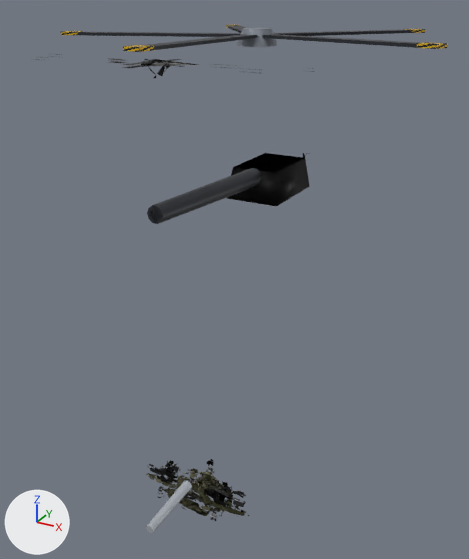
The glTF model rust-ra2/assets/models/siege_chopper.glb, before and after one commit.
One viewpoint serves both versions: a camera (50 mm lens) standing at (2.35, -4.75, 3.94) and looking at (-0.13, -0.23, 1.68). The lights are fixed; the arrows at lower left show +X, +Y and +Z. The picture after the commit comes second. Where no turn or scale is listed for an object, it has been applied to the vertices. Vertices at exactly the same position are counted once.

In view in the first picture: 'Barrel', 'Hull', 'Hull_LOD1', 'Rotor', 'Rotor_LOD1', 'Turret' and 1 more.
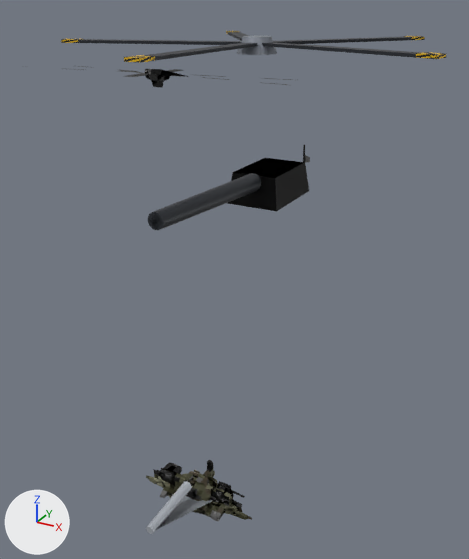
Pixel boxes [x1, y1, x2, y2] of what changed, in the pictures (469 x 559 px; the box of a moved part takes in the faces that stretch with it):
'Rotor', moved
    before: [60, 25, 448, 52]
    after: [61, 31, 447, 63]
'Hull', reshaped
    before: [33, 54, 314, 533]
    after: [61, 66, 310, 534]
'Turret', moved
    before: [227, 153, 309, 206]
    after: [228, 158, 309, 211]
'Barrel', moved
    before: [147, 168, 261, 224]
    after: [147, 173, 261, 230]
'Hull_LOD1', reshaped (13% narrower)
    before: [141, 59, 219, 497]
    after: [144, 70, 212, 530]
'Rotor_LOD1', moved
    before: [169, 27, 381, 47]
    after: [154, 33, 394, 59]
part 1 of me_hull_mesh, deleted
    before: [33, 54, 314, 522]
part 2 of me_hull_mesh, moved or reshaped
    before: [145, 460, 246, 530]
    after: [146, 460, 252, 531]
part 3 of me_hull_mesh, built on
    before: [145, 59, 170, 76]
    after: [61, 66, 291, 88]
part 4 of me_hull_mesh, reshaped
    after: [303, 145, 310, 163]
part 5 of me_hull_lod1_mesh, moved or reshaped
    before: [190, 479, 219, 497]
    after: [156, 496, 212, 530]
part 6 of me_hull_lod1_mesh, reshaped
    before: [141, 59, 199, 67]
    after: [144, 70, 189, 77]

What changed in the scene script:
```text
Change me_hull_mesh:
    used by ob_hull; location = (0.0, 0.0, 0.0)
    remove me_hull_mesh.from_pydata(...)  # 2030 vertices, 1360 faces; spans x -0.98..0.96, y -1.79..1.66, z 0.0..3.59
    add me_hull_mesh.from_pydata(...)  # 638 vertices, 1366 faces; spans x -0.99..0.93, y -1.79..1.66, z 0.0..3.53
    me_hull_mesh part 1: 236 loose pieces with 1182 vertices, spanning x -0.98..0.96, y -1.66..1.66, z 0.0..3.58, are deleted
    me_hull_mesh part 2: 19 vertices moved within x -0.35..0.32, y -1.79..-0.87, z 0.02..0.29; 775 vertices removed from x -0.54..0.47, y -1.79..-0.85, z 0.0..0.32; 449 vertices added at x -0.53..0.52, y -1.79..-0.84, z 0.0..0.31
    me_hull_mesh part 3: 1 vertex moved within x 0.0, y -1.41, z 3.5; 26 vertices removed from x -0.1..0.09, y -1.44..-1.4, z 3.49..3.59; 133 vertices added at x -0.74..0.93, y -1.65..-1.19, z 3.43..3.53
    me_hull_mesh part 4: 8 vertices removed from x -0.33..-0.26, y 1.65..1.66, z 2.31..2.39; 17 vertices added at x -0.33..-0.25, y 1.65..1.66, z 2.15..2.48
    other edits to the shape of me_hull_mesh do not show in these pictures
Change me_hull_lod1_mesh:
    used by ob_hull_lod1; location = (0.0, 0.0, 0.0)
    verts and faces of me_hull_lod1_mesh; kept vertices keep their numbers, new ones are numbered from 12
    before: 4 (-0.16, -1.36, 3.56) at pixel (141, 61), 5 (-0.07, -1.48, 3.55) at pixel (140, 66), 6 (-0.02, -1.42, 3.59) at pixel (154, 59), 10 (0.26, -1.36, 3.56) at pixel (200, 64), 11 (0.09, -1.43, 3.56) at pixel (169, 65)
    remove me_hull_lod1_mesh.from_pydata(...)  # 12 vertices, 10 faces; spans x -0.16..0.26, y -1.79..-0.88, z 0.04..3.59
    add me_hull_lod1_mesh.from_pydata(...)  # 8 vertices, 6 faces; spans x -0.14..0.23, y -1.79..-1.1, z 0.1..3.53
    me_hull_lod1_mesh part 5
    7 vertices are removed from x -0.15..0.2, y -1.79..-0.88, z 0.04..0.28
    5 faces are deleted
    4 vertices are added at (-0.14, -1.1, 0.12), (-0.02, -1.79, 0.25), (0.19, -1.12, 0.1), (0.03, -1.79, 0.25)
    4 new faces join them
    me_hull_lod1_mesh part 6
    add delete_vertices([4, 5, 6, 10, 11])  # with the faces that use them
    add verts[14] = (-0.09, -1.45, 3.5)  # pixel (142, 75)
    add verts[15] = (-0.04, -1.43, 3.53)  # pixel (151, 69)
    add verts[18] = (0.23, -1.42, 3.5)  # pixel (189, 76)
    add verts[19] = (0.04, -1.43, 3.53)  # pixel (161, 69)
    add faces += [(14, 15, 19), (14, 19, 18)]
Change ob_turret:
    ob_turret.location: (0.0, 0.0, 2.5) -> (0.0, 0.0, 2.459)
Change ob_barrel:
    ob_barrel.location: (0.0, 0.0, 0.111) -> (0.0, 0.0, 0.11)
Change ob_rotor:
    ob_rotor.location: (0.0, -0.12, 3.636) -> (0.0, -0.12, 3.58)
Change ob_rotor_lod1:
    ob_rotor_lod1.location: (0.0, -0.12, 3.636) -> (0.0, -0.12, 3.58)
```
